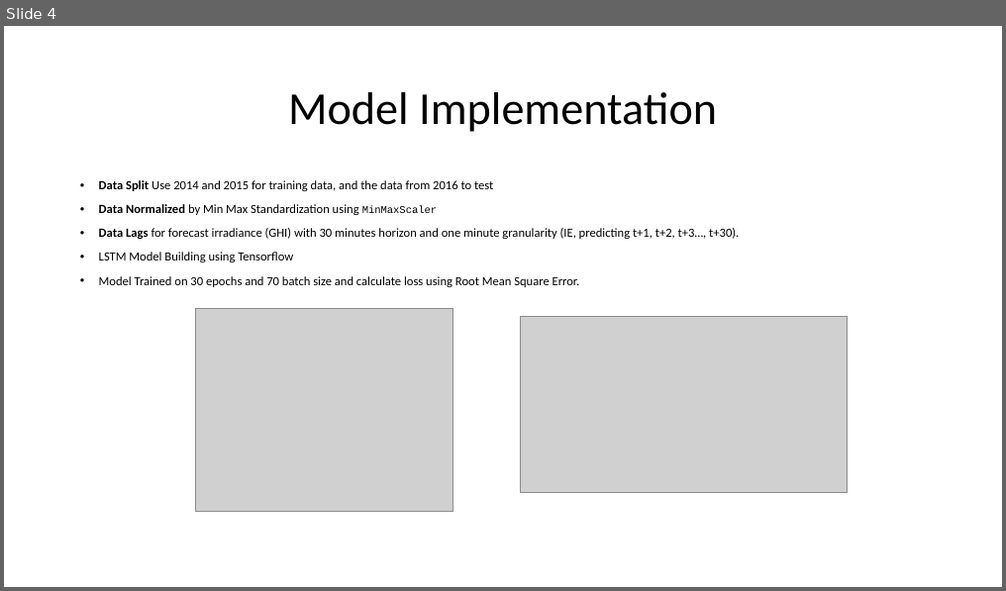
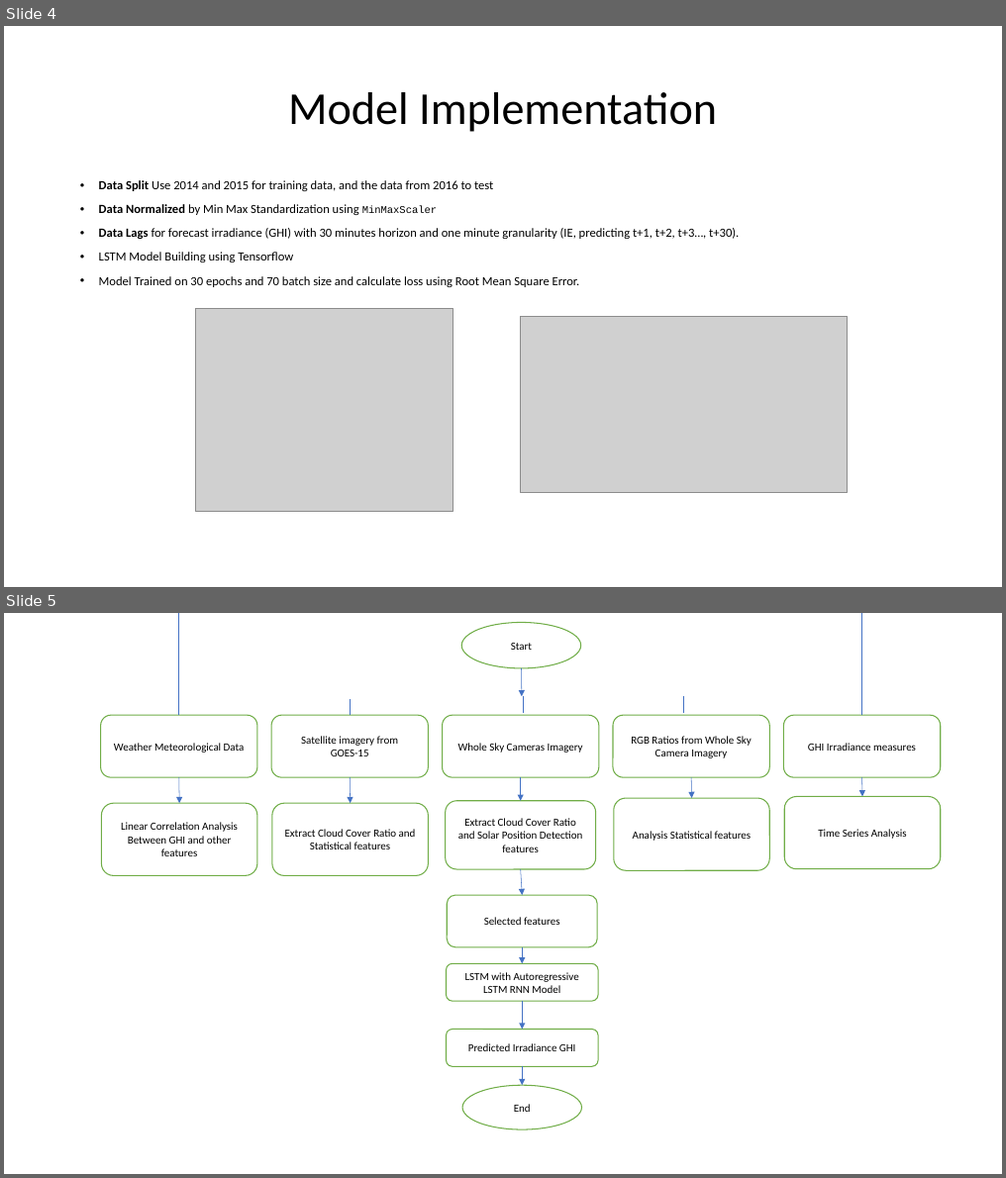
Before and after one commit to AnjaliDharmik92/Solar_Irradiance_Forecasting-, a slide deck: Solar Irradiance Forecasting.pptx. Shown one above the other, each under a label of ours: slide 4 before the commit, slides 4 and 5 after it. The pictures are 1006x591 and 1006x1178 pixels, drawn with LibreOffice and Linux fonts; fonts in the diff are those of the drawing; grey boxes stand for pictures. Boxes give left, top, right and bottom in pixels: in the first picture for what was removed or moved away, otherwise in the second. Text is boxed around its words. In the diff, an @@ line names an element or a change of style, - is before the commit and + after.

```diff
--- a/Solar Irradiance Forecasting.pptx
+++ b/Solar Irradiance Forecasting.pptx
@@ slide 5 added at bbox=[4, 613, 1002, 1174], background #FFFFFF @@
@@ group added at bbox=[101, 622, 941, 1130]: 13 rounded rectangles, 10 arrows, 3 lines, 2 ellipses, 1 elbow line @@
+Start
+Weather Meteorological Data
+Satellite imagery from GOES-15
+Whole Sky Cameras Imagery
+RGB Ratios from Whole Sky Camera Imagery
+GHI Irradiance measures
+Linear Correlation Analysis Between GHI and other features
+Selected features
+Extract Cloud Cover Ratio and Statistical features
+Extract Cloud Cover Ratio and Solar Position Detection features
+Analysis Statistical features
+Time Series Analysis
+LSTM with Autoregressive LSTM RNN Model
+Predicted Irradiance GHI
+End
```
Also in this commit, not shown: 1 other slide added, 1 other file.
